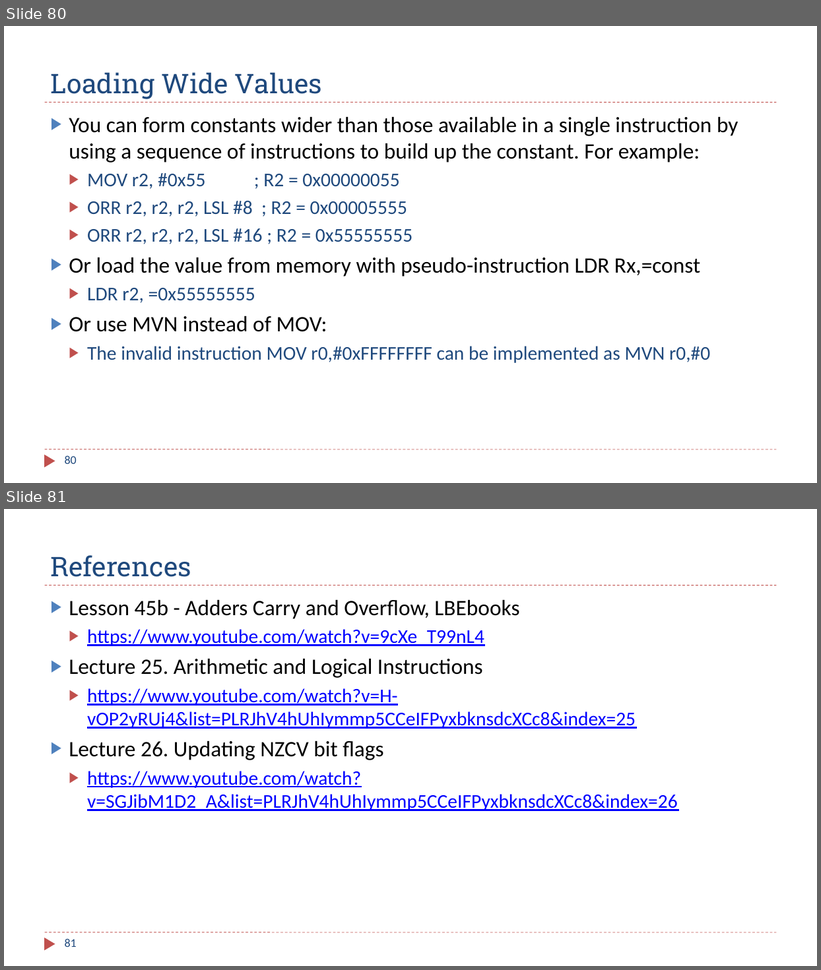
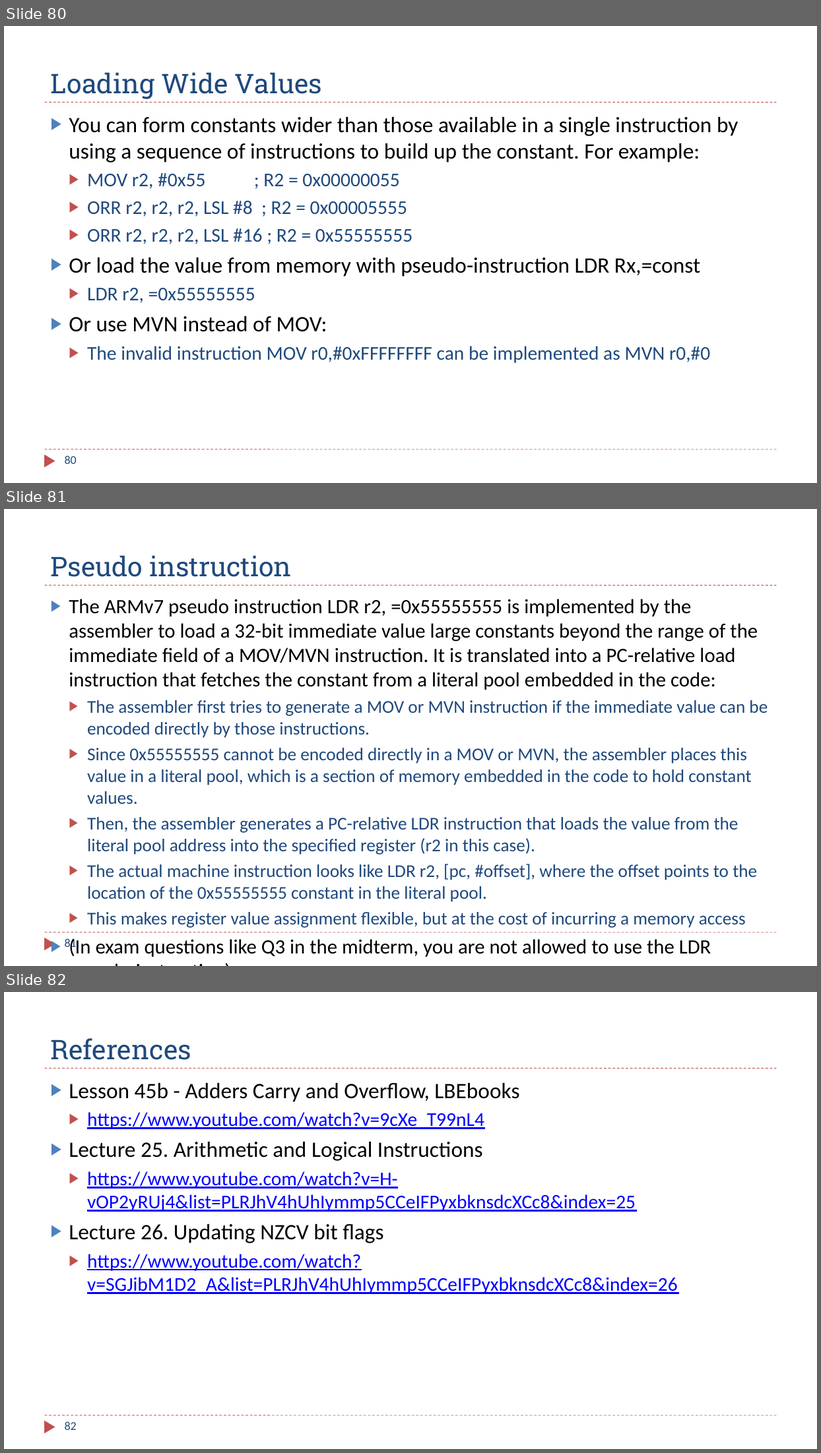
Before and after one commit to guhofstra/CSC111Fa25, a slide deck: PPTs/Ch4_ARM_Arithmetic_Logic.pptx. Shown one above the other, each under a label of ours: slides 80 and 81 before the commit, slides 80, 81 and 82 after it. The pictures are 821x970 and 821x1453 pixels, drawn with LibreOffice and Linux fonts; fonts in the diff are those of the drawing. Boxes give left, top, right and bottom in pixels: in the first picture for what was removed or moved away, otherwise in the second. Text is boxed around its words. In the diff, an @@ line names an element or a change of style, - is before the commit and + after.

```diff
--- a/PPTs/Ch4_ARM_Arithmetic_Logic.pptx
+++ b/PPTs/Ch4_ARM_Arithmetic_Logic.pptx
@@ slide 81 added at [4,509,817,966], background #FFFFFF; not listed: 3 template elements that a slide beside it also shows @@
@@ title added at [51,555,292,577], 32 pt, text #1F497D @@
+Pseudo instruction
@@ text added at [69,599,768,928], 21.3 pt, text #1F497D @@
+▶ The ARMv7 pseudo instruction LDR r2, =0x55555555 is implemented by the assembler to load a 32-bit immediate value large constants beyond the range of the immediate field of a MOV/MVN instruction. It is translated into a PC-relative load instruction that fetches the constant from a literal pool embedded in the code:
+  ▶ The assembler first tries to generate a MOV or MVN instruction if the immediate value can be encoded directly by those instructions.
+  ▶ Since 0x55555555 cannot be encoded directly in a MOV or MVN, the assembler places this value in a literal pool, which is a section of memory embedded in the code to hold constant values.
+  ▶ Then, the assembler generates a PC-relative LDR instruction that loads the value from the literal pool address into the specified register (r2 in this case).
+  ▶ The actual machine instruction looks like LDR r2, [pc, #offset], where the offset points to the location of the 0x55555555 constant in the literal pool.
+  ▶ This makes register value assignment flexible, but at the cost of incurring a memory access
+▶ (In exam questions like Q3 in the midterm, you are not allowed to use the LDR pseudo-instruction)
@@ page number added at [65,939,77,951], 14 pt, text #1F497D @@
+81
@@ what was slide 81 is now slide 82 @@
@@ page number at [65,1422,77,1430]: text changed @@
-81
+82
```
Also in this commit, not shown: 3 slides changed, 4 other files.
